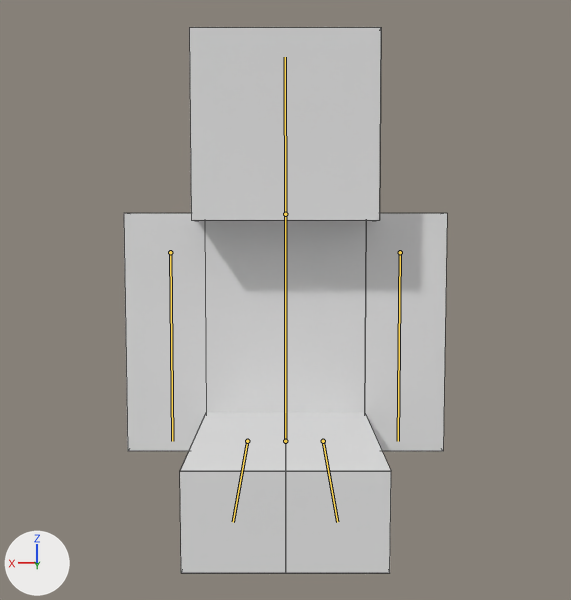
The Blender file modern/models/multidecor_character_sitting.blend as it was, and as the next commit left it.
Camera for both pictures: a 50 mm camera at (0.0, 21.77, 6.74) aimed at (0.0, 1.33, 5.11). Arrows for +X, +Y and +Z are at lower left; the lights stay in place. Both versions are drawn at frame 3 of the action 'ArmatureAction'; the numbers are the values there. The bones that bend it are drawn over the model as lines. Mesh edges are drawn as thin lines.

Names of what the first picture shows: 'Player'.
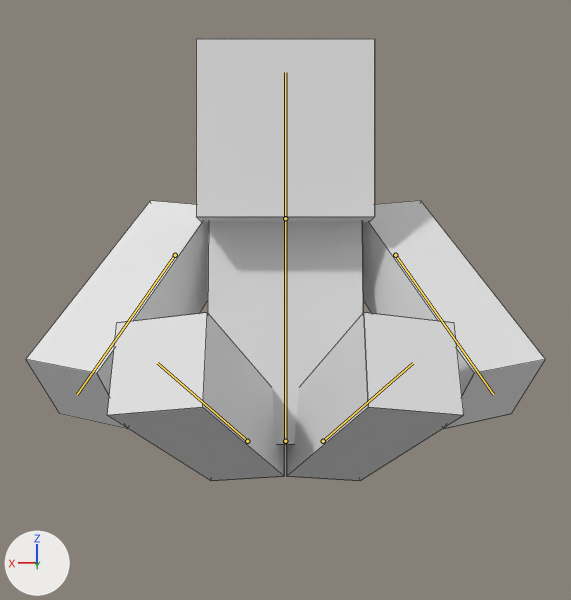
The edits, one by one:
Bone 'Body' (bone_body) turns from (0, 0, 0) to (10, 0, 0) degrees about its own x, y and z.
Bone 'Head' (bone_head) turns from (0, 0, 0) to (-5, 0, 0) degrees about its own x, y and z.
Bone 'Arm_Left' (bone_arm_left) turns from (0, 0, 0) to (38, -23, 10) degrees about its own x, y and z.
Bone 'Arm_Right' (bone_arm_right) turns from (0, 0, 0) to (38, 23, -10) degrees about its own x, y and z.
Bone 'Leg_Right' (bone_leg_right) turns from (90, 0, 0) to (121, 13, 8) degrees about its own x, y and z.
Bone 'Leg_Left' (bone_leg_left) turns from (90, 0, 0) to (121, -13, -8) degrees about its own x, y and z.

Where the change shows, as pixel boxes [x1, y1, x2, y2] in the pictures (571 x 600 px):
'Player', posed (60% wider, 19% shorter): before [124, 27, 447, 573]; after [26, 39, 545, 481]
bone 'Body', root to tip: before (285, 441) to (285, 214); after (285, 441) to (285, 218)
bone 'Head', root to tip: before (285, 214) to (285, 57); after (285, 218) to (285, 72)
bone 'Arm_Left', root to tip: before (400, 252) to (398, 441); after (395, 255) to (493, 394)
bone 'Arm_Right', root to tip: before (170, 252) to (172, 441); after (175, 255) to (77, 394)
bone 'Leg_Right', root to tip: before (247, 441) to (233, 522); after (247, 441) to (157, 363)
bone 'Leg_Left', root to tip: before (323, 441) to (337, 522); after (323, 441) to (413, 363)
